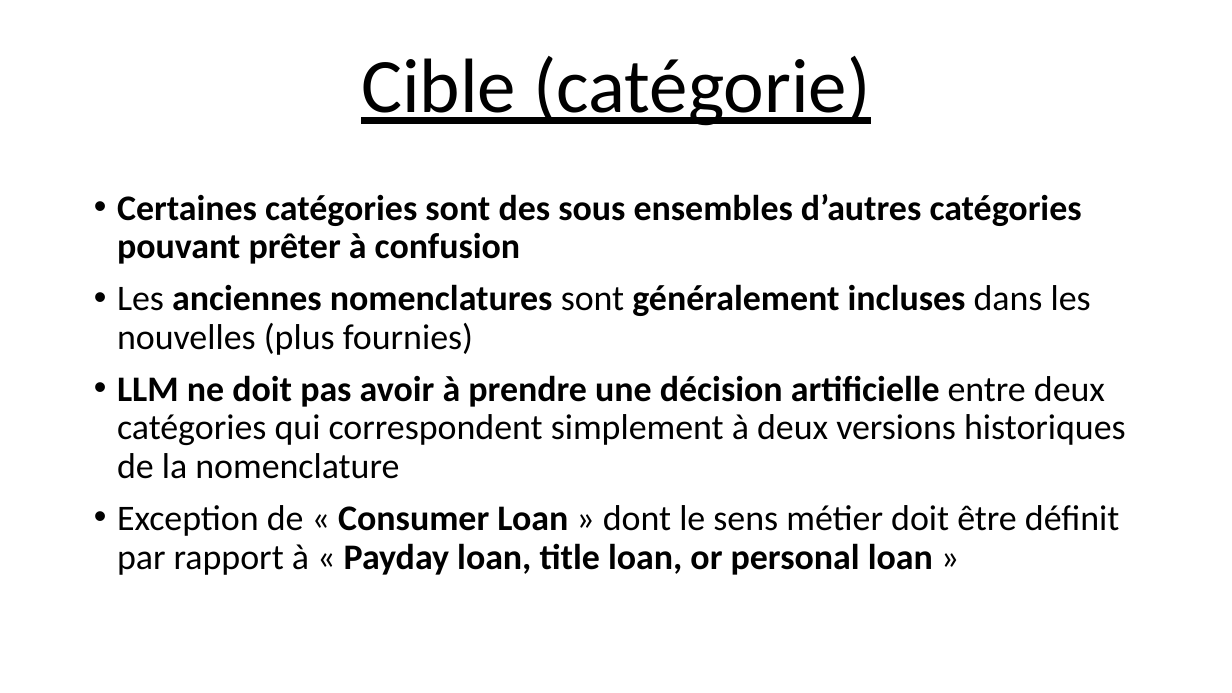
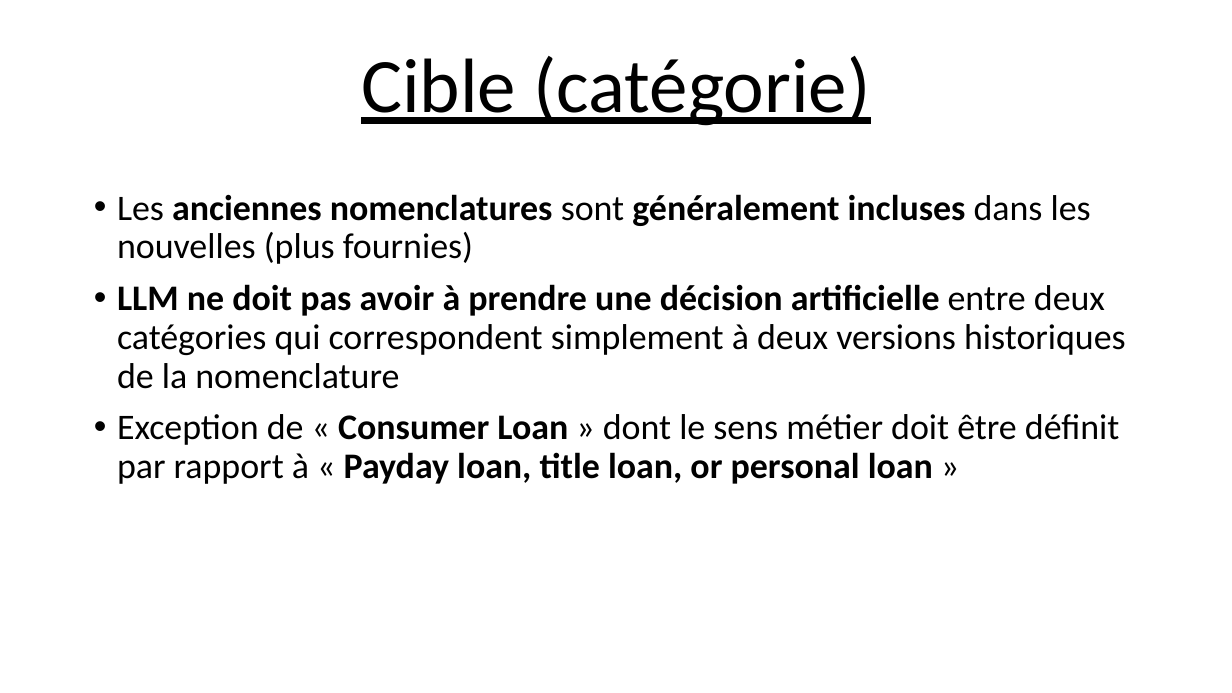
Before and after one commit to Ace4teaM/OCR-ZenAssist, a slide deck: slide 5 of Présentation.pptx (slide 6 before the commit). Drawn at 1232x693 pixels with LibreOffice and Linux fonts; fonts in the diff are those of the drawing. Boxes give left, top, right and bottom in pixels: in the first picture for what was removed or moved away, otherwise in the second. Text is boxed around its words. In the diff, an @@ line names an element or a change of style, - is before the commit and + after.

```diff
--- a/Présentation.pptx
+++ b/Présentation.pptx
@@ text at [117,194,1082,264]: paragraph removed @@
-• Certaines catégories sont des sous ensembles d’autres catégories pouvant prêter à confusion
```
Also in this commit, not shown: 12 other slides changed, 1 slide added, 3 slides removed, 8 other files.
